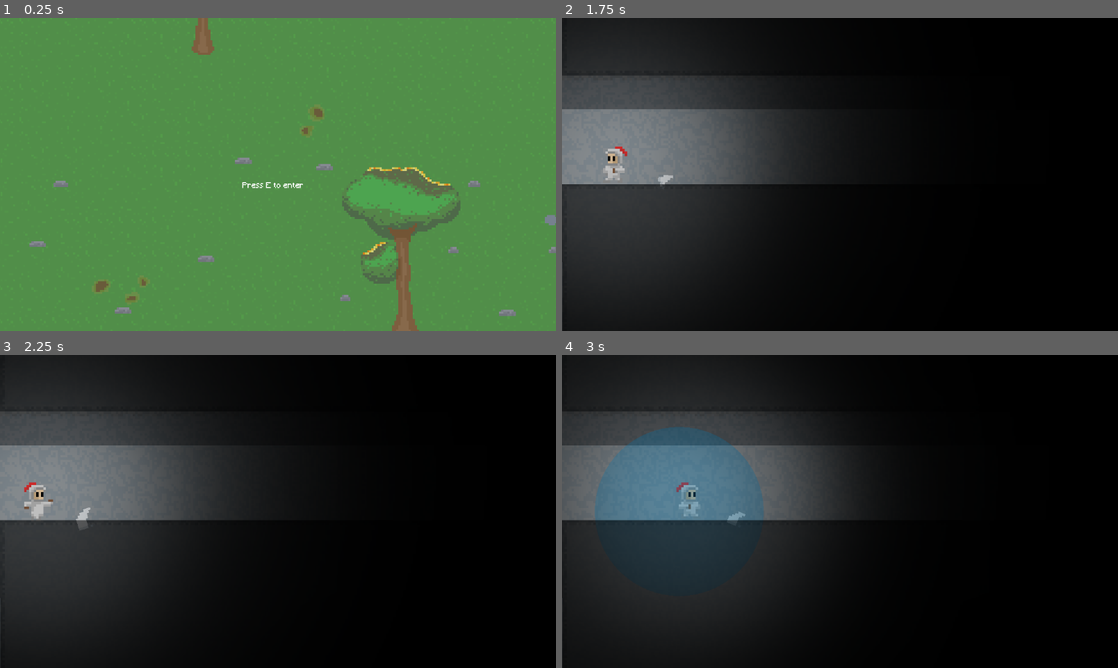
Above: before the commit, frames 1-4 (two rows, left to right).
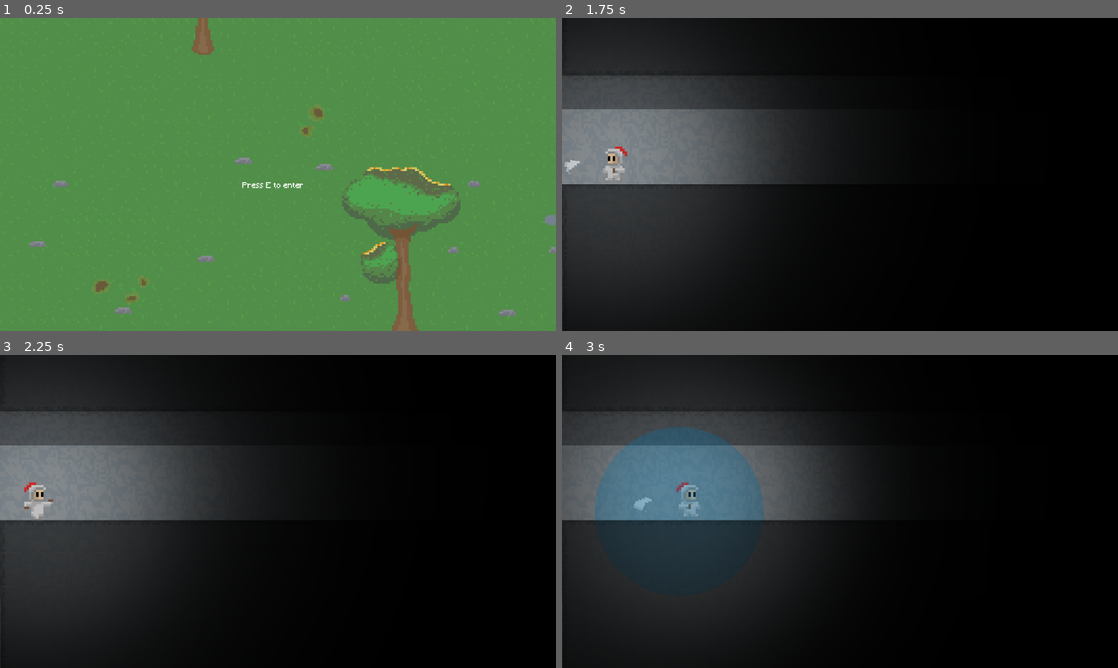
Above: after the commit, the same moments.

Repository: Senjia12/Game-dj-Ames
Game: Godot game, scene res://Level/game.tscn
Same seed, same stepped clock (60 frames per second), same inputs: the game is played once before the commit and once after it.
Inputs (mouse positions are in pixels of both pictures, inside the frame that each line leads up to):
- Up to frame 1 (0.25 s): no input
- Up to frame 2 (1.75 s): tap E (interact) at 0.5 s; move the mouse to (962, 158) at 0.52 s; hold D (right) 0.53-1.28 s; hold S (bottom) 0.53-1.28 s; move the mouse to (728, 190) at 1.27 s; hold A (left) from 1.28 s (still down); tap Space (espace) at 1.35 s
- Up to frame 3 (2.25 s): move the mouse to (333, 442) at 2.02 s; release A (left) at 2.03 s; hold D (right) from 2.03 s (still down); tap E (interact) at 2.1 s
- Up to frame 4 (3 s): keep holding D (right); move the mouse to (812, 574) at 2.77 s; right-click (812, 574) at 2.85 s

Frame 1 is identical in both runs. In frame 2, 0.1% of the frame differs, in the area x 0-20%, y 45-54%; in frame 3, 0.1%; in frame 4, 0.1%, in the area x 12-33%, y 45-54%.

Commit message:
patch tp

Diff:
--- a/bla/Unit/Joueur/player.gd
+++ b/bla/Unit/Joueur/player.gd
@@ -31,8 +31,8 @@
 		idle_player.speed_scale = 0.3
 	move_and_slide()
 
-	if $sword.position.distance_to(player_position) > 20:
-		$sword.position = (global_position - $sword.global_position).normalized() * 20
+	if $sword.global_position.distance_to(global_position) > 20:
+		$sword.position = (global_position - $sword.global_position).normalized() * 10
 
 	if Input.is_action_just_pressed("espace") == true:
 		$sword.play("sword_attack")
